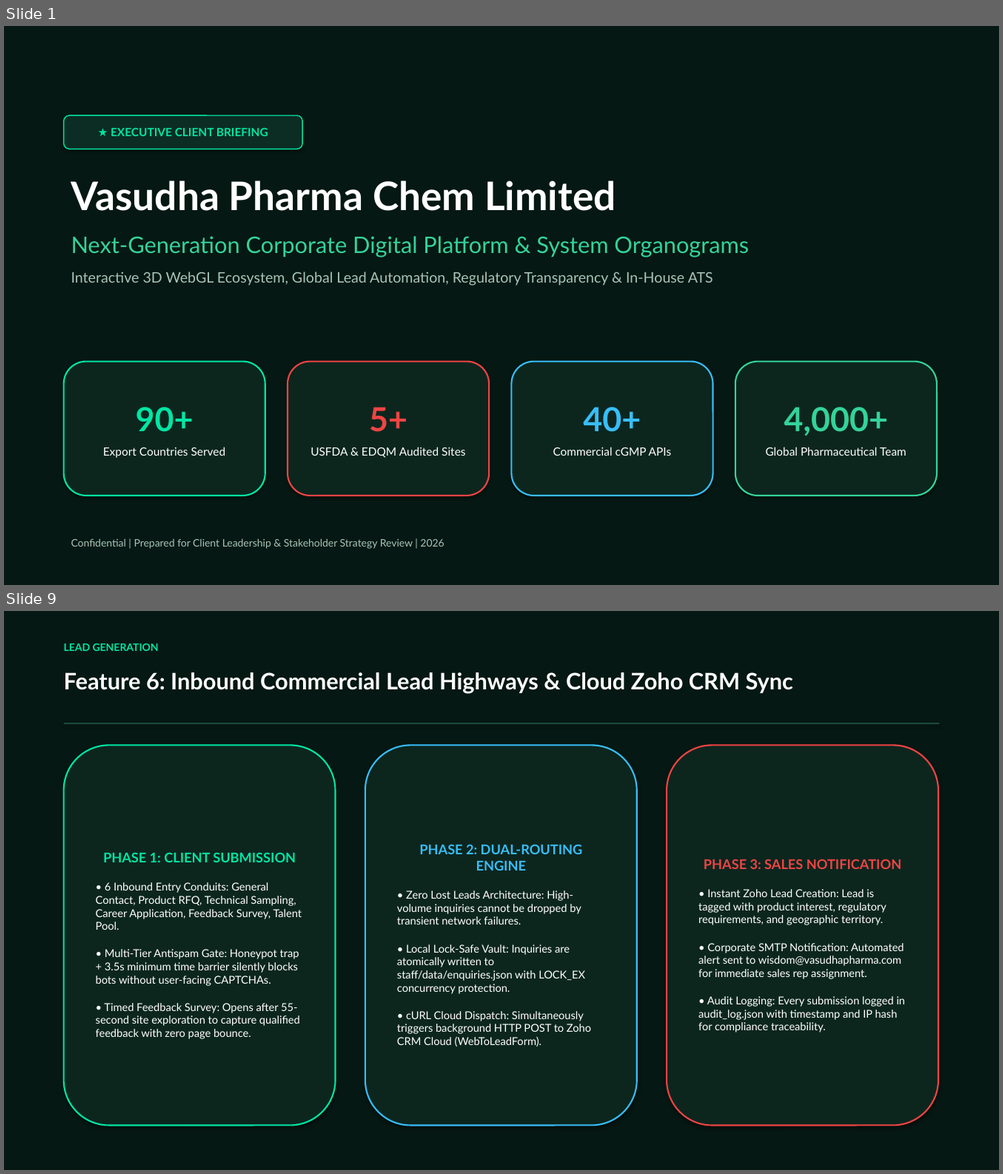
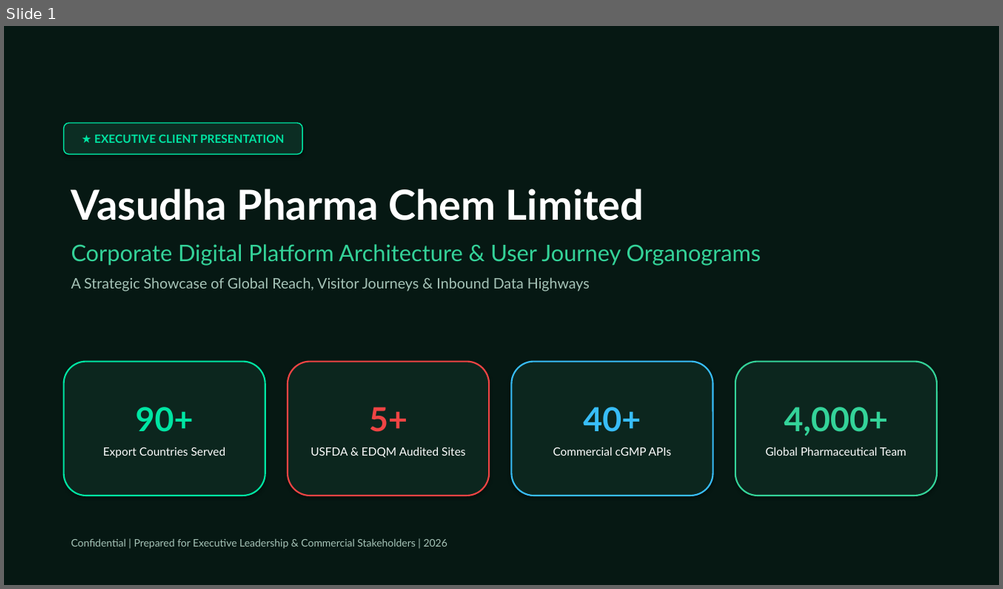
Before and after one commit to saikrishna-bethamcharla/vasudhapharma-green, a slide deck: Vasudha_Pharma_Executive_Presentation.pptx. Shown one above the other, each under a label of ours: slides 1 and 9 before the commit, slide 1 after it; the slides between them are not shown. The pictures are 1003x1174 and 1003x589 pixels, drawn with LibreOffice and Linux fonts; fonts in the diff are those of the drawing. Boxes give left, top, right and bottom in pixels: in the first picture for what was removed or moved away, otherwise in the second. Text is boxed around its words. In the diff, an @@ line names an element or a change of style, - is before the commit and + after.

Commit message:
docs(presentation): align deck with client feedback - focus on organograms, hero screenshot, and data highways

```diff
--- a/Vasudha_Pharma_Executive_Presentation.pptx
+++ b/Vasudha_Pharma_Executive_Presentation.pptx
@@ slide 9 removed at <box>4,611,999,1170</box>, background #FFFFFF @@
@@ rectangle removed at <box>4,611,999,1170</box> @@
@@ text removed at <box>64,643,159,651</box> @@
-LEAD GENERATION
@@ text removed at <box>64,672,793,694</box> @@
-Feature 6: Inbound Commercial Lead Highways & Cloud Zoho CRM Sync
@@ rectangle removed at <box>64,723,939,724</box> @@
@@ rounded rectangle removed at <box>64,745,336,1126</box> @@
-PHASE 1: CLIENT SUBMISSION
-• 6 Inbound Entry Conduits: General Contact, Product RFQ, Technical Sampling, Career Application, Feedback Survey, Talent Pool.
-• Multi-Tier Antispam Gate: Honeypot trap + 3.5s minimum time barrier silently blocks bots without user-facing CAPTCHAs.
-• Timed Feedback Survey: Opens after 55-second site exploration to capture qualified feedback with zero page bounce.
@@ rounded rectangle removed at <box>365,745,637,1126</box> @@
-PHASE 2: DUAL-ROUTING ENGINE
-• Zero Lost Leads Architecture: High-volume inquiries cannot be dropped by transient network failures.
-• Local Lock-Safe Vault: Inquiries are atomically written to staff/data/enquiries.json with LOCK_EX concurrency protection.
-• cURL Cloud Dispatch: Simultaneously triggers background HTTP POST to Zoho CRM Cloud (WebToLeadForm).
@@ rounded rectangle removed at <box>666,745,938,1126</box> @@
-PHASE 3: SALES NOTIFICATION
-• Instant Zoho Lead Creation: Lead is tagged with product interest, regulatory requirements, and geographic territory.
-• Corporate SMTP Notification: Automated alert sent to wisdom@vasudhapharma.com for immediate sales rep assignment.
-• Audit Logging: Every submission logged in audit_log.json with timestamp and IP hash for compliance traceability.
@@ slide 1 changed as well @@
@@ rounded rectangle "★ EXECUTIVE CLIENT PRESENTATION": place and size @@
-rounded rectangle "★ EXECUTIVE CLIENT PRESENTATION" at <box>64,116,302,149</box>
+rounded rectangle "★ EXECUTIVE CLIENT PRESENTATION" at <box>64,123,302,154</box>
@@ text in rounded rectangle at <box>94,134,284,143</box>: text changed @@
-★ EXECUTIVE CLIENT BRIEFING
+★ EXECUTIVE CLIENT PRESENTATION
@@ text "Vasudha Pharma Chem Limited": place and size @@
-text "Vasudha Pharma Chem Limited" at <box>71,181,748,286</box>
+text "Vasudha Pharma Chem Limited" at <box>71,189,761,292</box>
@@ text at <box>71,189,644,221</box>: size 38 to 40 pt in "Vasudha Pharma Chem Limited" @@
@@ text at <box>71,244,761,292</box>: text changed @@
-Next-Generation Corporate Digital Platform & System Organograms
-Interactive 3D WebGL Ecosystem, Global Lead Automation, Regulatory Transparency & In-House ATS
+Corporate Digital Platform Architecture & User Journey Organograms
+A Strategic Showcase of Global Reach, Visitor Journeys & Inbound Data Highways
@@ text at <box>71,539,447,549</box>: text changed @@
-Confidential | Prepared for Client Leadership & Stakeholder Strategy Review | 2026
+Confidential | Prepared for Executive Leadership & Commercial Stakeholders | 2026
```
Also in this commit, not shown: 4 other slides changed, 7 slides added, 6 other slides removed, 2 other files.
